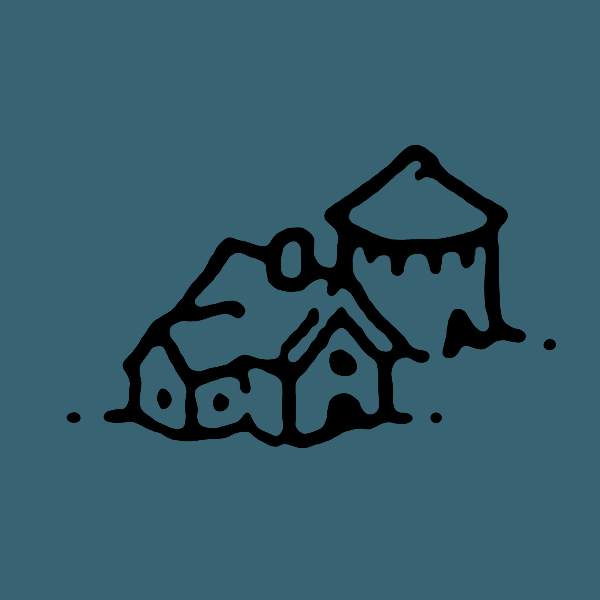
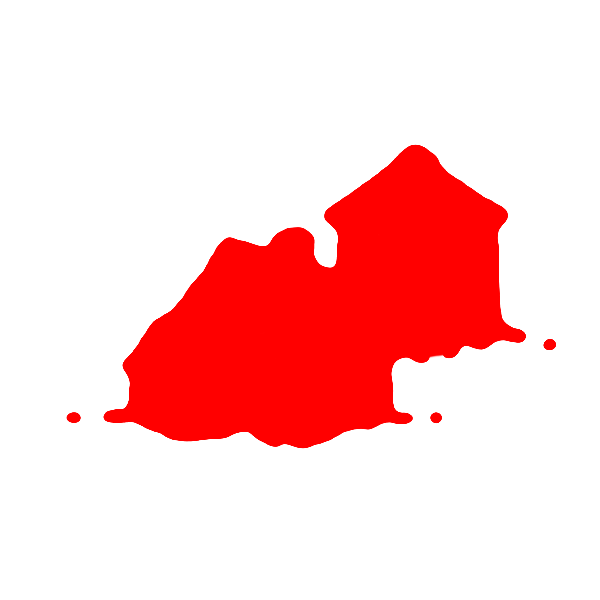
Comparing the layer stacks of the two 600 × 600 images. Changes:
added layer "mask" above "outline" over [66, 144, 556, 449]
renamed "Layer 1" to "outline", hid it over [66, 144, 556, 449]
hid "Layer 3" over [0, 0, 600, 600]
